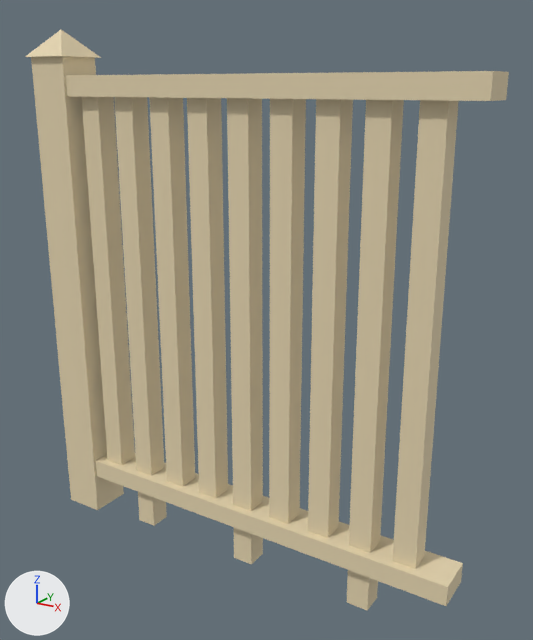
Renders of the Blender file 3d_sources/site/mod_railing.blend from each side of a commit.
Before and after are seen from a camera (50 mm lens) standing at (1.357, -1.264, 1.078) and looking at (0.529, 0.034, 0.591). Every picture has the same lights, and +X, +Y and +Z are marked at lower left. The picture after the commit comes second.

Objects in the first picture: 'balusters', 'post', 'rails'.
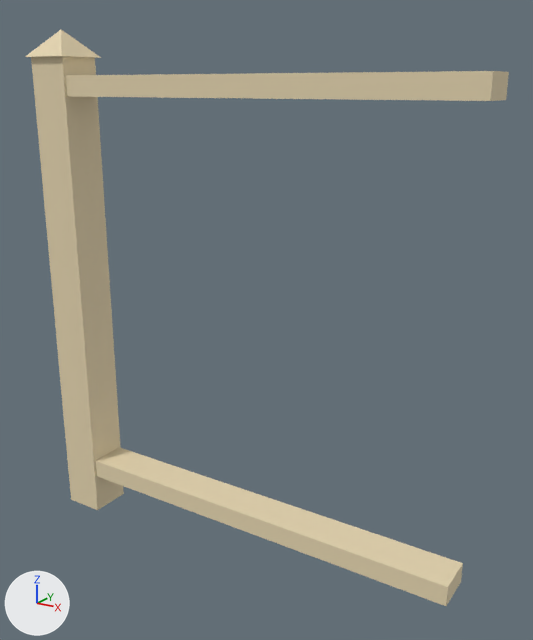
What differs and where, as boxes [x1, y1, x2, y2] in the pictures (533 x 640 px):
'balusters', deleted (beige): before [82, 97, 459, 611]

What the commit changed:
Object 'balusters' (ob_balusters) is deleted.
